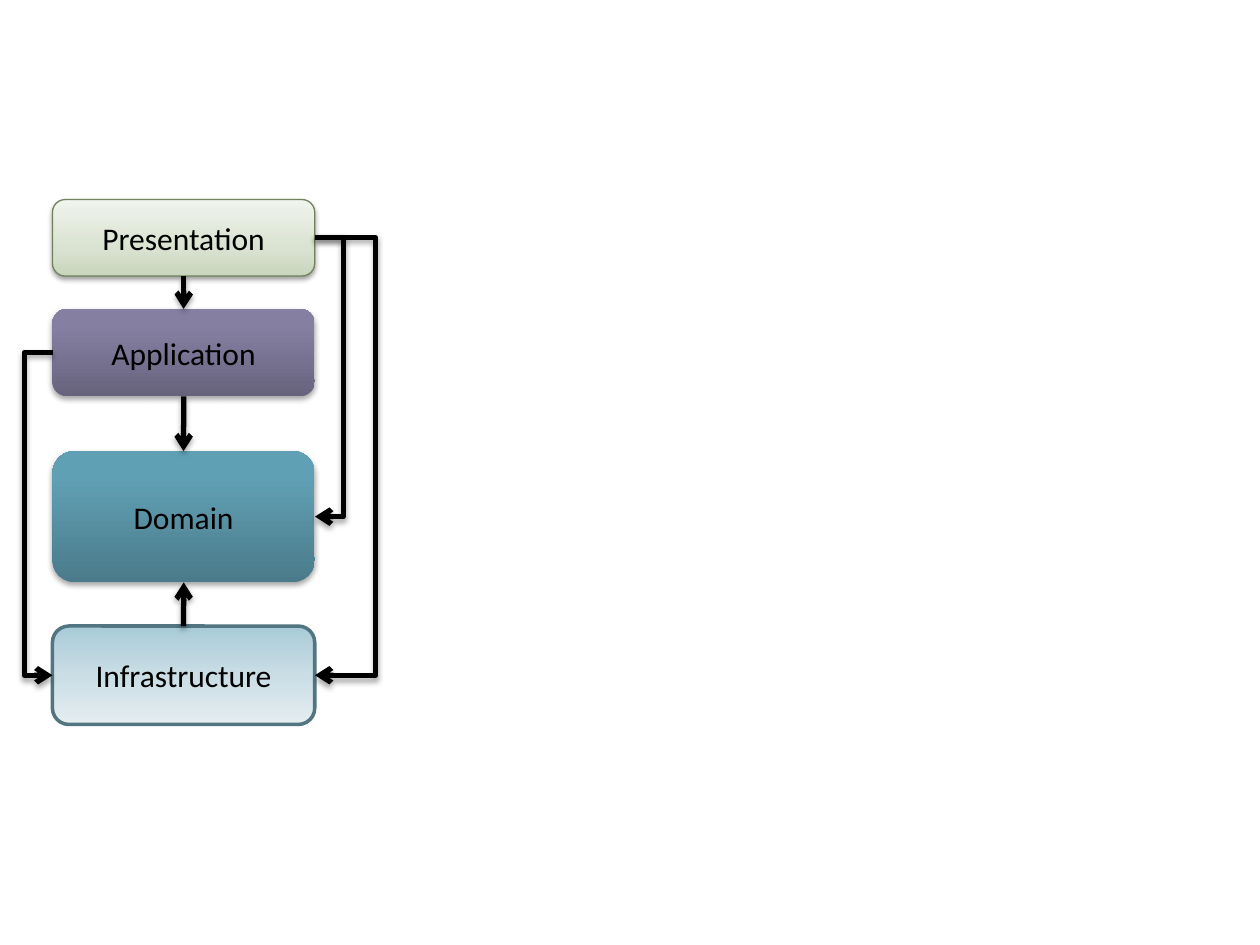
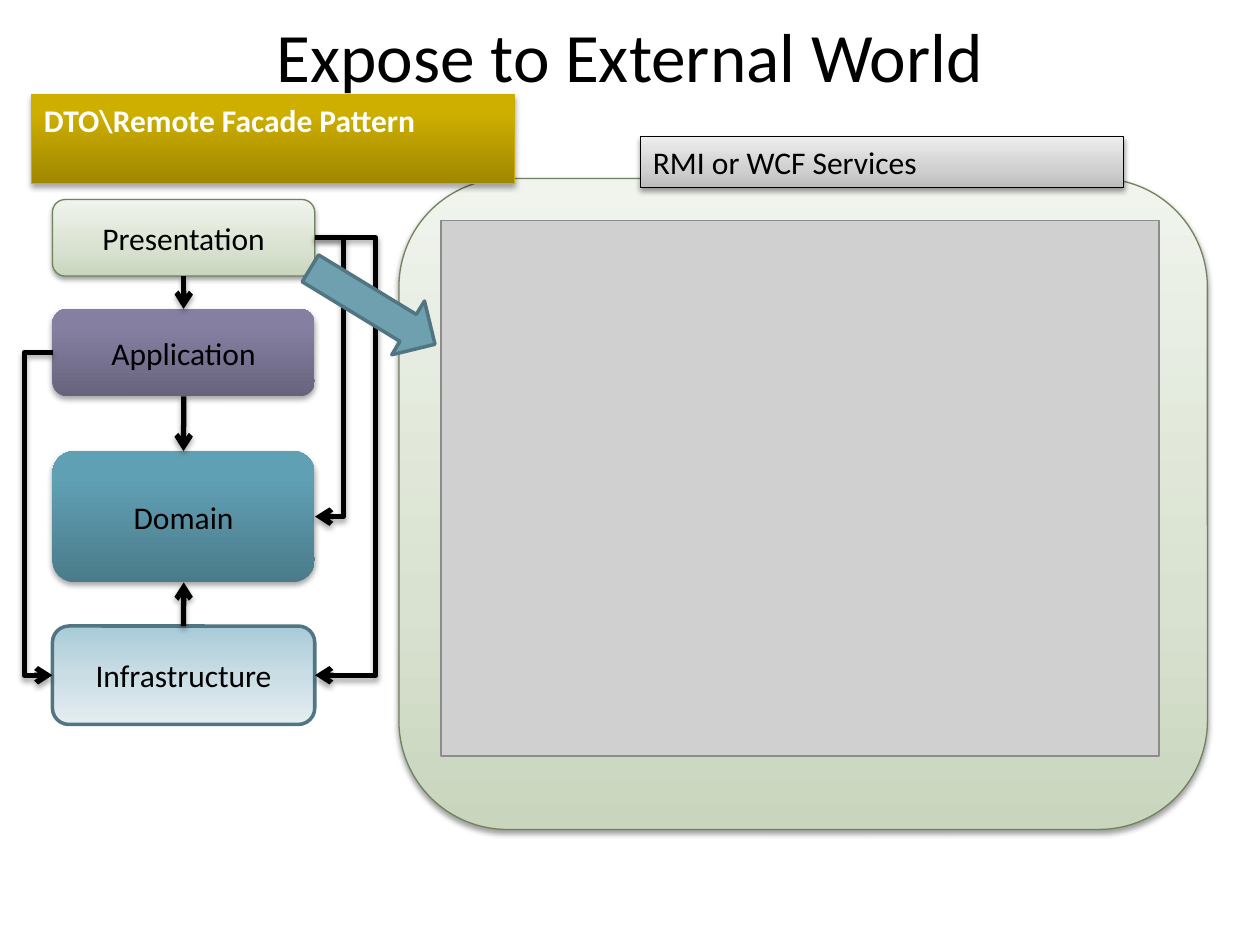
Before and after one commit to arturtv/dddpresentation, a slide deck: slide 43 of Domain-DrivenDesign.A.Trosin.pptx. Drawn at 1260x945 pixels with LibreOffice and Linux fonts; fonts in the diff are those of the drawing; grey boxes stand for pictures. Boxes give left, top, right and bottom in pixels: in the first picture for what was removed or moved away, otherwise in the second. Text is boxed around its words. In the diff, an @@ line names an element or a change of style, - is before the commit and + after.

```diff
--- a/Domain-DrivenDesign.A.Trosin.pptx
+++ b/Domain-DrivenDesign.A.Trosin.pptx
@@ title added at bbox=[277, 34, 983, 99], 39.6 pt, text #000000 @@
+Expose to External World
@@ rectangle added at bbox=[32, 94, 514, 184], fill gradient #A08800 to #CFB000 to #D0B100, outline #CCAE05 0.75 pt, 18 pt, text #FFFFFF, bold @@
+DTO\Remote Facade Pattern
@@ rectangle added at bbox=[640, 136, 1123, 186], fill gradient #BDBDBD to #D1D1D1 to #EEEEEE, outline #000000 0.75 pt, 18 pt, text #000000 @@
+RMI or WCF Services
@@ rounded rectangle added at bbox=[399, 179, 1208, 830], fill gradient #C9D7BC to #D9E2D0 to #F1F4ED, outline #72835D 0.75 pt @@
@@ picture added at bbox=[441, 220, 1159, 756] @@
@@ right arrow added at bbox=[294, 241, 452, 371], fill #6EA0B0, outline #517682 2 pt @@
```
Also in this commit, not shown: 1 slide added.
